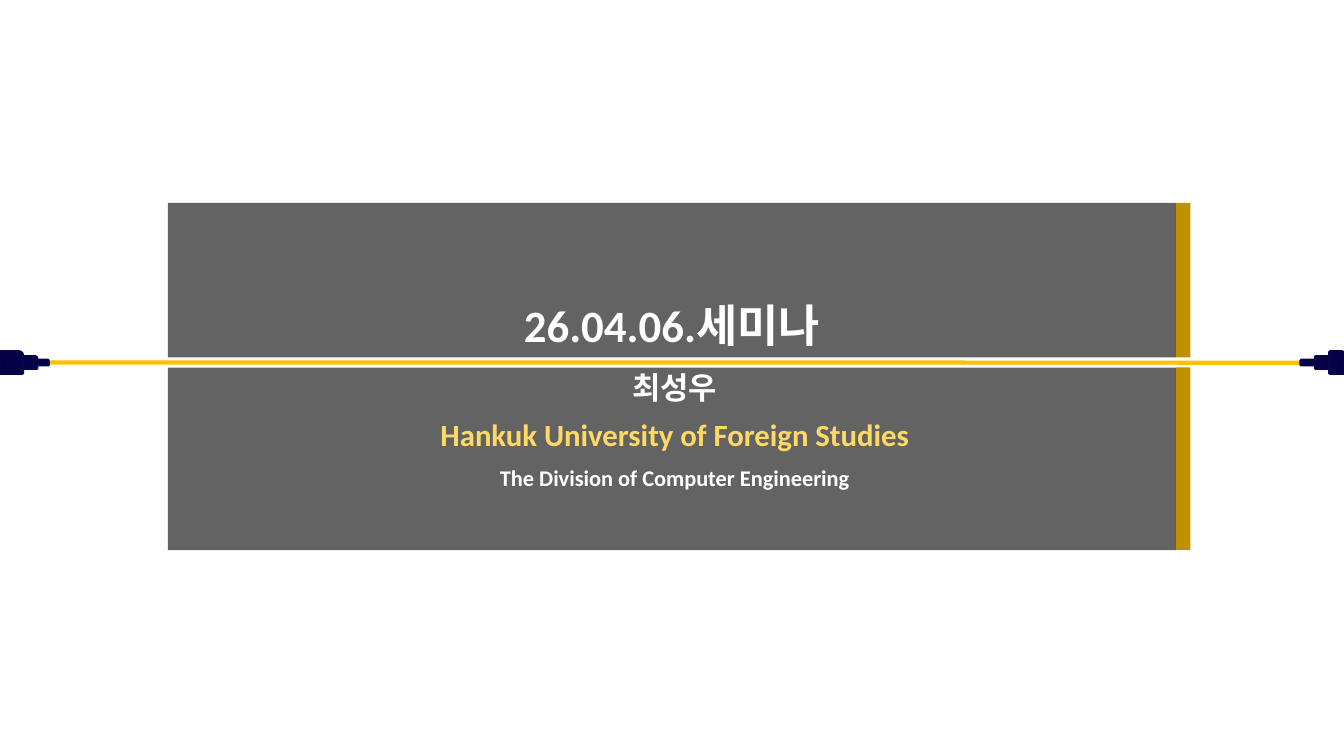
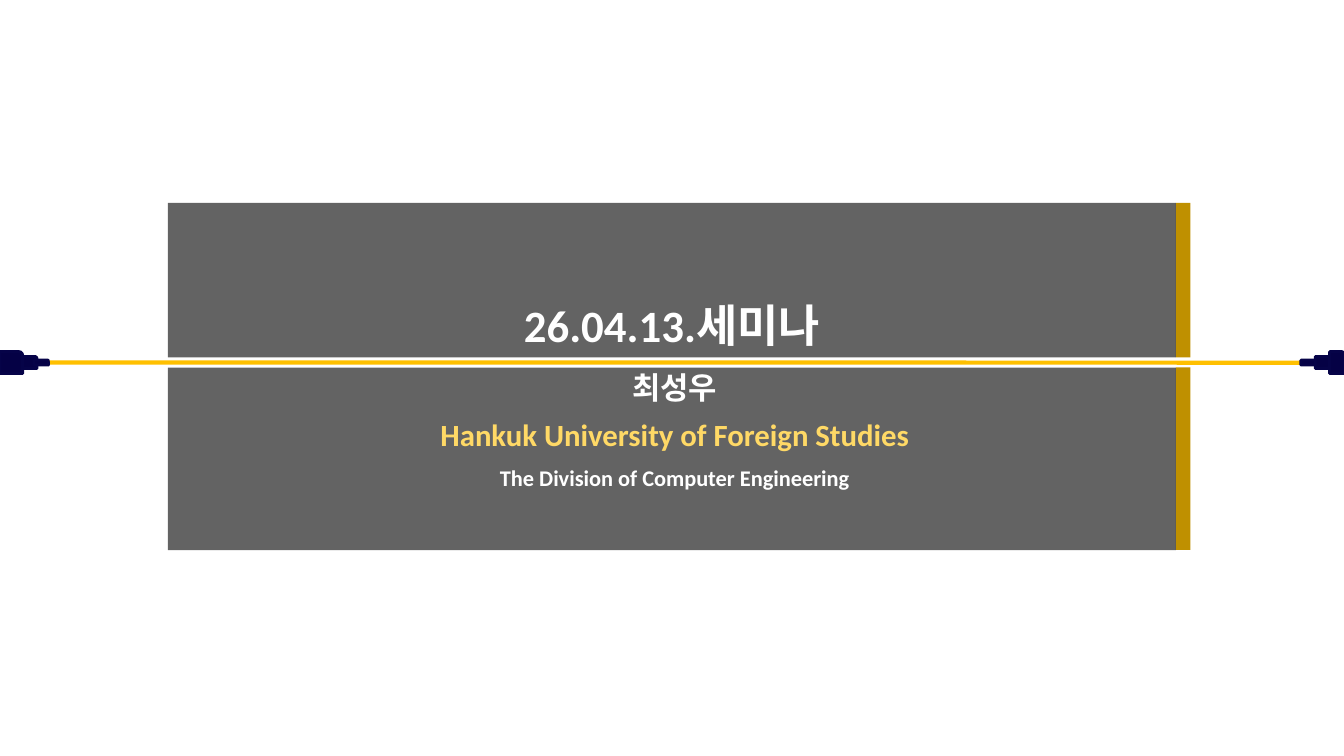
Before and after one commit to chltjddn43/chltjddn43.github.io, a slide deck: slide 1 of assets/files/26.04.13.세미나.pptx. Drawn at 1344x756 pixels with LibreOffice and Linux fonts; fonts in the diff are those of the drawing; background and template pictures are left out. Boxes give left, top, right and bottom in pixels: in the first picture for what was removed or moved away, otherwise in the second. Text is boxed around its words. In the diff, an @@ line names an element or a change of style, - is before the commit and + after.

```diff
--- a/assets/files/26.04.13.세미나.pptx
+++ b/assets/files/26.04.13.세미나.pptx
@@ title at [524, 305, 820, 346]: text changed @@
-26.04.06.세미나
+26.04.13.세미나
```
Also in this commit, not shown: 1 other slide changed, 1 slide removed, 12 other files.
